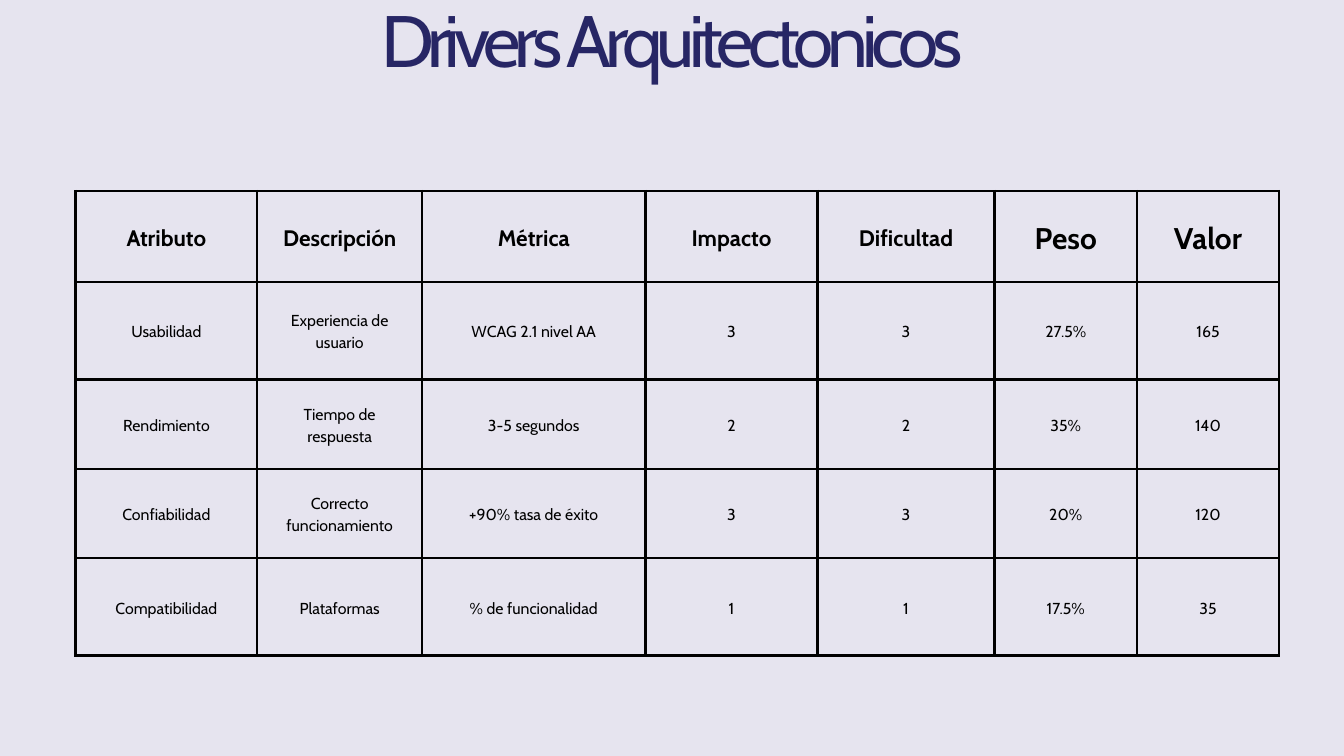
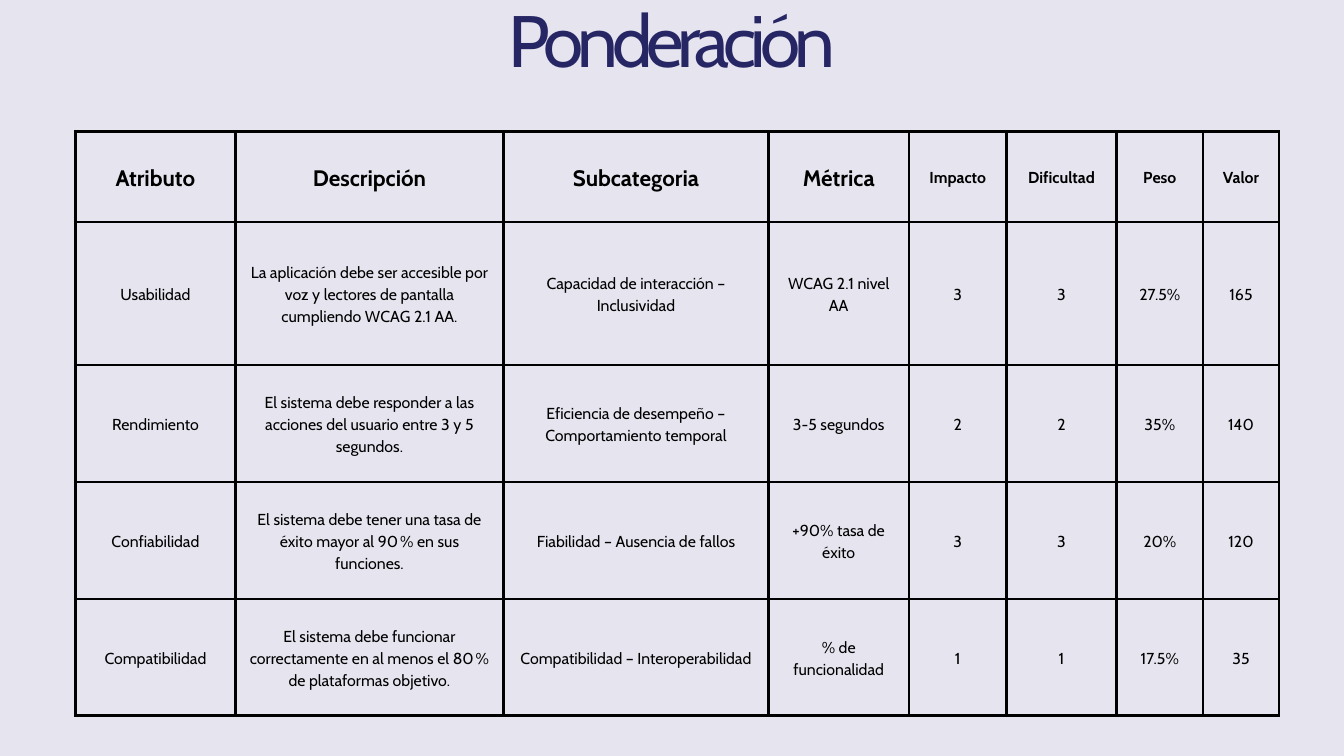
Before and after one commit to Jucer74/SoftwareArchitecture, a slide deck: slide 7 of Project/Context/HorusPath.context.pptx. Drawn at 1344x756 pixels with LibreOffice and Linux fonts; fonts in the diff are those of the drawing. Boxes give left, top, right and bottom in pixels: in the first picture for what was removed or moved away, otherwise in the second. Text is boxed around its words. In the diff, an @@ line names an element or a change of style, - is before the commit and + after.

```diff
--- a/Project/Context/HorusPath.context.pptx
+++ b/Project/Context/HorusPath.context.pptx
@@ text at (509, 12, 835, 68): text changed @@
-Drivers Arquitectonicos
+Ponderación
@@ table at (75, 132, 1279, 716) @@
-column 2: Descripción | Experiencia de usuario | Tiempo de respuesta | Correcto funcionamiento | Plataformas
+column 2: Descripción | La aplicación debe ser accesible por voz y lectores de pantalla cumpliendo WCAG 2.1 AA. | El sistema debe responder a las acciones del usuario entre 3 y 5 segundos. | El sistema debe tener una tasa de éxito mayor al 90 % en sus funciones. | El sistema debe funcionar correctamente en al menos el 80 % de plataformas objetivo.
+column 3: Subcategoria | Capacidad de interacción – Inclusividad | Eficiencia de desempeño – Comportamiento temporal | Fiabilidad – Ausencia de fallos | Compatibilidad – Interoperabilidad
@@ table: place and size @@
-table at (75, 191, 1277, 655)
+table at (75, 132, 1279, 716)
```
Also in this commit, not shown: 2 other slides changed.
